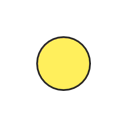
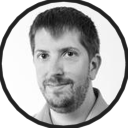
Comparing the layer stacks of the two 128×128 images. Changes:
hid "Copy of Paint Layer 3" over (0, 0, 128, 128)
showed "Paint Layer 3", painted on it over (0, 0, 128, 128)
hid "Copy of Paint Layer 5" over (0, 0, 128, 128)
added group "Group 21" with 2 layers above "Paint Layer 4" over (0, 0, 128, 128)
added layer "668.jpg" in group "Group 21" over (0, 0, 128, 128)
added layer "Copy of Paint Layer 4" in group "Group 21" over (0, 0, 128, 128)
showed "Paint Layer 4" over (0, 0, 128, 128)
